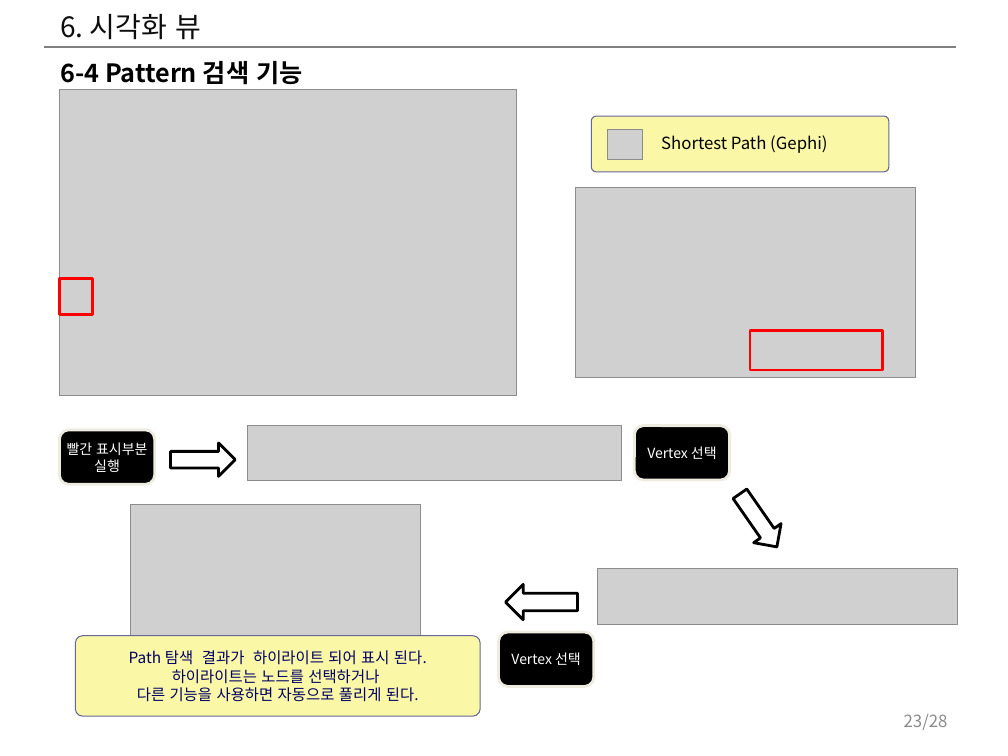
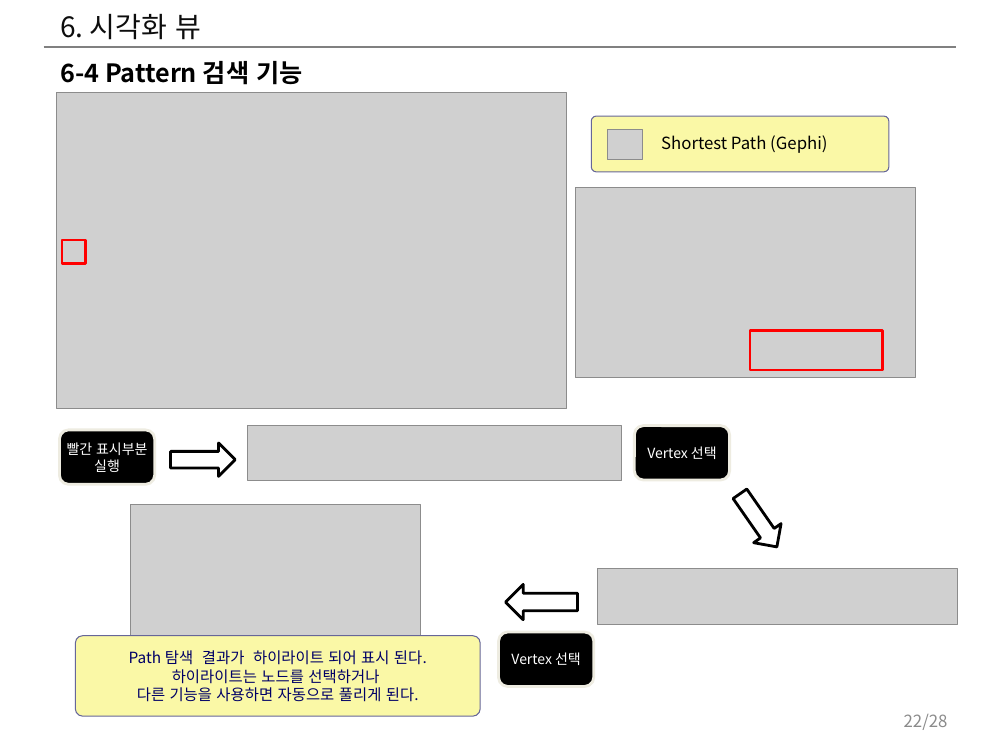
Before and after one commit to hwany7seo/gdbms_document, a slide deck: slide 22 of mockup/시각화도구_UI_UX_기획서.pptx (slide 23 before the commit). Drawn at 1008x756 pixels with LibreOffice and Linux fonts; fonts in the diff are those of the drawing; grey boxes stand for pictures. Boxes give left, top, right and bottom in pixels: in the first picture for what was removed or moved away, otherwise in the second. Text is boxed around its words. In the diff, an @@ line names an element or a change of style, - is before the commit and + after.

```diff
--- a/mockup/시각화도구_UI_UX_기획서.pptx
+++ b/mockup/시각화도구_UI_UX_기획서.pptx
@@ picture: place and size @@
-picture at <box>59,90,516,396</box>
+picture at <box>56,93,566,409</box>
@@ rectangle: place and size @@
-rectangle at <box>59,278,93,314</box>
+rectangle at <box>62,240,87,264</box>
@@ page number at <box>904,714,948,730</box>: text changed @@
-23/28
+22/28
```
Also in this commit, not shown: 16 other slides changed, 1 slide added, 7 other files.
